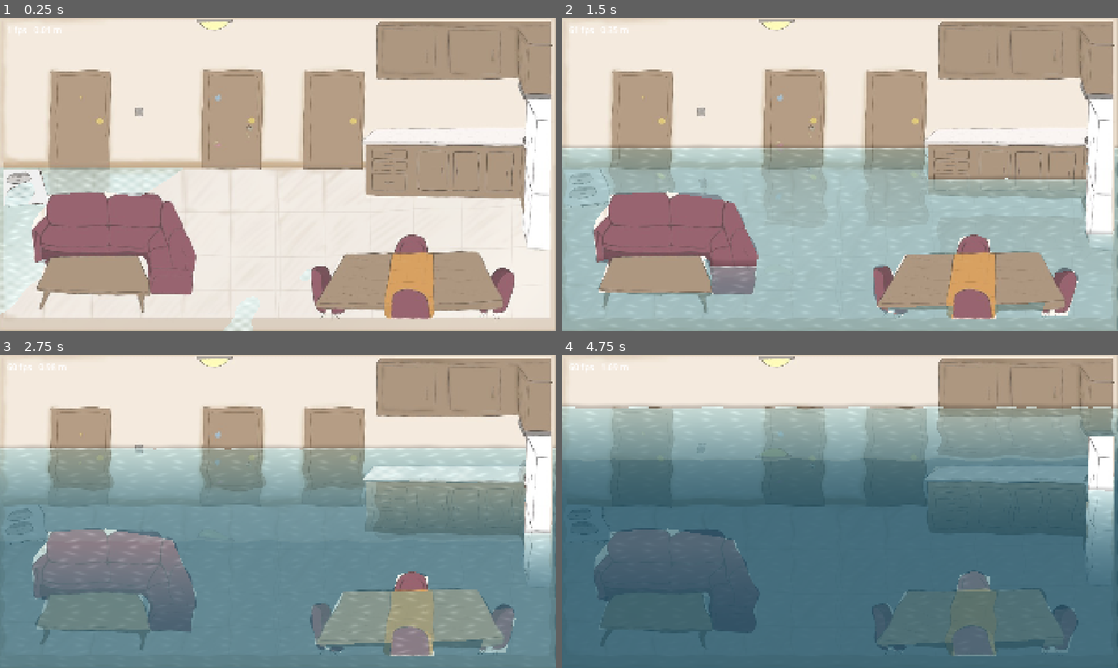
Above: before the commit, frames 1-4 (two rows, left to right).
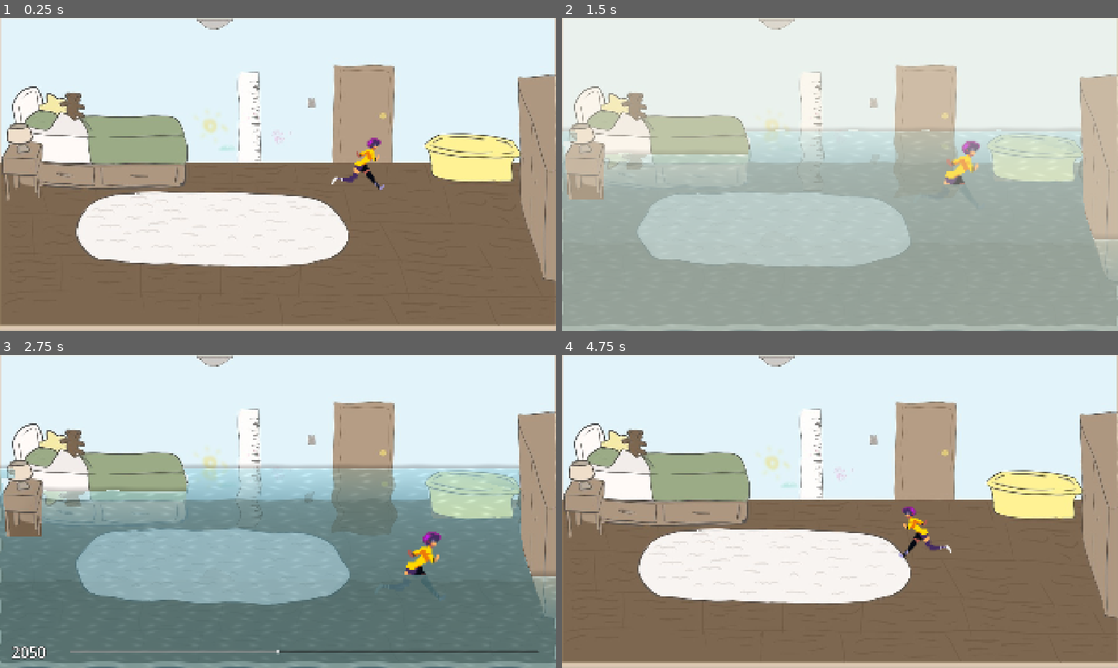
Above: after the commit, the same moments.

Repository: durakibrahimcem/before_the_flood
Game: Godot game, scene res://main.tscn
Two runs of this game, one before a commit and one after it. Both use one fixed random seed, a clock stepped at 60 frames per second and the inputs below. Before the commit the project starts from res://water/flood_demo.tscn.
Inputs:
- Up to frame 1 (0.25 s): no input
- Up to frame 2 (1.5 s): hold D (move_right) 0.53-1.28 s; hold T (time) 0.53-1.28 s; hold S (move_down) from 1.28 s (still down); tap T (time) at 1.35 s
- Up to frame 3 (2.75 s): release S (move_down) at 2.03 s; hold D (move_right) from 2.03 s (still down); hold T (time) from 2.03 s (still down)
- Up to frame 4 (4.75 s): release D (move_right) at 2.78 s; release T (time) at 2.78 s; hold W (move_up) 2.78-3.53 s; tap T (time) at 2.85, 4.35 s; hold T (time) 3.53-4.28 s; hold A (move_left) from 3.53 s (still down)

The runs differ from the first frame. In frame 1, 88% of the frame differs, in the area x 0-100%, y 0-100%; in frame 2, 60%; in frame 3, 80%; in frame 4, 100%.

Commit message:
feat: rooms, Arda wading and time controls
Co-Authored-By: Claude Opus 5.5 <noreply@anthropic.com>

Diff:
--- /dev/null
+++ b/game/actors/arda.gd
@@ -0,0 +1,56 @@
+class_name Arda
+extends CharacterBody2D
+## The player, at the age the clock says. Offers `carried` and the "walker" group to tasks.
+
+const WADE_FLOOR := 0.4
+const WADE_FULL_M := 1.2
+const SHOULDER_SHARE := 0.2
+const BOB_HEIGHT := 7.0
+const BOB_SPEED := 9.0
+const AGE_METRES := { 2026: 1.3, 2050: 1.75, 2080: 1.7 }
+
+@export var speed: float = 460.0
+@export var pixels_per_metre: float = 200.0
+
+var carried: String = ""
+var room: Room
+var height_m: float = 1.3
+var _walked: float = 0.0
+
+@onready var body_sprite: Sprite2D = $Sprite
+
+
+func _ready() -> void:
+	add_to_group("walker")
+	WorldClock.year_changed.connect(_on_year_changed)
+	WorldClock.refresh()
+
+
+func _physics_process(delta: float) -> void:
+	var direction := Input.get_vector("move_left", "move_right", "move_up", "move_down")
+	var depth := room.depth_at(global_position) if room != null else 0.0
+	velocity = direction * speed * wade_factor(depth)
+	move_and_slide()
+	_walked += velocity.length() * delta / speed
+	if direction.x != 0.0:
+		body_sprite.flip_h = direction.x < 0.0
+	body_sprite.position.y = -absf(sin(_walked * BOB_SPEED)) * BOB_HEIGHT
+	_set_waterline(depth)
+
+
+func wade_factor(depth: float) -> float:
+	return lerpf(1.0, WADE_FLOOR, clampf(depth / WADE_FULL_M, 0.0, 1.0))
+
+
+func _on_year_changed(_state: WorldState) -> void:
+	height_m = AGE_METRES[WorldClock.nearest_era()]
+	var texture_height := float(body_sprite.texture.get_height())
+	var ratio := height_m * pixels_per_metre / texture_height
+	body_sprite.scale = Vector2(ratio, ratio)
+	if room != null:
+		_set_waterline(room.depth_at(global_position))
+
+
+func _set_waterline(depth: float) -> void:
+	var above := maxf(1.0 - depth / height_m, SHOULDER_SHARE)
+	(body_sprite.material as ShaderMaterial).set_shader_parameter("waterline", above)
--- /dev/null
+++ b/game/actors/arda.tscn
@@ -0,0 +1,26 @@
+[gd_scene format=3]
+
+[ext_resource type="Script" path="res://actors/arda.gd" id="1"]
+[ext_resource type="Texture2D" path="res://actors/arda_placeholder.png" id="2"]
+[ext_resource type="Shader" path="res://water/actor.gdshader" id="3"]
+
+[sub_resource type="ShaderMaterial" id="m"]
+shader = ExtResource("3")
+
+[sub_resource type="CapsuleShape2D" id="foot"]
+radius = 34.0
+height = 90.0
+
+[node name="Arda" type="CharacterBody2D"]
+motion_mode = 1
+script = ExtResource("1")
+
+[node name="Sprite" type="Sprite2D" parent="."]
+material = SubResource("m")
+texture = ExtResource("2")
+centered = false
+offset = Vector2(-35, -67)
+
+[node name="Foot" type="CollisionShape2D" parent="."]
+rotation = 1.5708
+shape = SubResource("foot")
--- a/game/core/sim.gd
+++ b/game/core/sim.gd
@@ -161,7 +161,8 @@
 		meadow *= 1.0 - float(cfg["wall_harm"]) * _growth(year, float(cfg["tau_wall"]))
 
 	var dune_share: float = _level(plan.strength("dune"), keep) * cover * _growth(year, float(cfg["tau_dune"]))
-	var drains: float = float(cfg["drain_max_m"]) * pow(float(cfg["drain_keep"]), plan.strength("sort"))
+	var clogging := minf(1.0, float(year - FIRST_YEAR) / float(cfg["drain_years"]))
+	var drains: float = float(cfg["drain_max_m"]) * clogging * pow(float(cfg["drain_keep"]), plan.strength("sort"))
 	var level: float = _sea_rise(year, world) + float(cfg["storm_base_m"]) + float(cfg["grass_max_m"]) * (1.0 - meadow) + drains - float(cfg["dune_max_m"]) * dune_share
 
 	if has_wall:
--- a/game/data/balance.json
+++ b/game/data/balance.json
@@ -2,6 +2,7 @@
   "storm_base_m": 1.10,
   "grass_max_m": 0.80,
   "drain_max_m": 0.30,
+  "drain_years": 20.0,
   "dune_max_m": 0.50,
   "wall_crest_m": 1.05,
   "wall_extra_m": 0.25,
--- /dev/null
+++ b/game/main.gd
@@ -0,0 +1,31 @@
+class_name Main
+extends Node2D
+## Owns the current room and the walking character.
+
+const ROOMS := {
+	"bedroom": preload("res://rooms/bedroom/bedroom.tscn"),
+	"salon": preload("res://rooms/salon/salon.tscn"),
+}
+
+var room: Room
+
+@onready var arda: Arda = $Arda
+
+
+func _ready() -> void:
+	enter_room("bedroom", Vector2.INF)
+
+
+func enter_room(room_name: String, arrive_at: Vector2) -> void:
+	if room != null:
+		room.remove_child(arda)
+		room.queue_free()
+	else:
+		remove_child(arda)
+	room = ROOMS[room_name].instantiate()
+	room.door_used.connect(enter_room)
+	add_child(room)
+	room.add_child(arda)
+	arda.room = room
+	arda.position = room.spawn if arrive_at == Vector2.INF else arrive_at
+	WorldClock.refresh()
--- /dev/null
+++ b/game/main.tscn
@@ -0,0 +1,12 @@
+[gd_scene format=3]
+
+[ext_resource type="Script" path="res://main.gd" id="1"]
+[ext_resource type="PackedScene" path="res://actors/arda.tscn" id="2"]
+[ext_resource type="PackedScene" path="res://ui/timeline/time_control.tscn" id="3"]
+
+[node name="Main" type="Node2D"]
+script = ExtResource("1")
+
+[node name="Arda" parent="." instance=ExtResource("2")]
+
+[node name="TimeControl" parent="." instance=ExtResource("3")]
--- /dev/null
+++ b/game/main_demo.gd
@@ -0,0 +1,68 @@
+extends Node
+## Gate 2: walks through the rooms and time controls with a scripted bot.
+
+const MAIN := preload("res://main.tscn")
+
+
+func _ready() -> void:
+	var main: Main = MAIN.instantiate()
+	add_child(main)
+	await _frames(3)
+	var time: TimeControl = main.get_node("TimeControl")
+	assert(main.room.room_name == "bedroom", "starts in the bedroom")
+	assert(is_equal_approx(WorldClock.year, 2026.0), "starts in 2026")
+	assert(main.room.flood_m == 0.0, "dry in 2026")
+
+	time.tap()
+	await _frames(2)
+	assert(is_equal_approx(WorldClock.year, 2050.0), "tap jumps to 2050")
+	assert(main.room.flood_m > 0.0, "doing nothing floods the room by 2050")
+	time.tap()
+	await _frames(2)
+	assert(is_equal_approx(WorldClock.year, 2080.0), "tap jumps to 2080")
+	var deep := main.room.flood_m
+	assert(is_equal_approx(snappedf(deep, 0.001), 1.261), "room depth matches the simulation, got %f" % deep)
+
+	var start: Vector2 = main.arda.position
+	Input.action_press("move_left")
+	await _physics(30)
+	Input.action_release("move_left")
+	var waded: float = start.distance_to(main.arda.position)
+	assert(waded > 0.0, "Arda wades")
+	assert(main.arda.wade_factor(deep) < 1.0, "water slows Arda")
+
+	time.begin_scrub()
+	assert(get_tree().paused, "scrubbing pauses the world")
+	time.slider.value = 2040.0
+	await _frames(2)
+	assert(is_equal_approx(WorldClock.year, 2040.0), "the slider moves the clock")
+	var at_2040: float = main.room.flood_m
+	assert(at_2040 < deep, "the water falls when scrubbing back")
+	time.end_scrub()
+	assert(not get_tree().paused, "releasing resumes the world")
+	assert(is_equal_approx(WorldClock.year, 2050.0), "release lands on the nearest era")
+
+	time.tap()
+	await _frames(2)
+	time.tap()
+	await _frames(2)
+	assert(is_equal_approx(WorldClock.year, 2026.0), "tap wraps to 2026")
+	var door: Area2D = main.room.get_node("ToSalon")
+	door._on_body_entered(main.arda)
+	await _frames(3)
+	assert(main.room.room_name == "salon", "the door leads to the salon")
+	assert(main.arda.get_parent() == main.room, "Arda moved rooms")
+	var dry_x: float = main.arda.position.x
+	assert(dry_x > 0.0 and main.room.has_node("Sofa"), "salon has furniture")
+	print("DEMO PASS")
+	get_tree().quit()
+
+
+func _frames(count: int) -> void:
+	for i: int in count:
+		await get_tree().process_frame
+
+
+func _physics(count: int) -> void:
+	for i: int in count:
+		await get_tree().physics_frame
--- /dev/null
+++ b/game/main_demo.tscn
@@ -0,0 +1,6 @@
+[gd_scene format=3]
+
+[ext_resource type="Script" path="res://main_demo.gd" id="1"]
+
+[node name="MainDemo" type="Node"]
+script = ExtResource("1")
--- a/game/project.godot
+++ b/game/project.godot
@@ -3,7 +3,7 @@
 [application]
 
 config/name="Before the Flood"
-run/main_scene="res://water/flood_demo.tscn"
+run/main_scene="res://main.tscn"
 config/features=PackedStringArray("4.7", "GL Compatibility")
 
 [autoload]
--- /dev/null
+++ b/game/rooms/bedroom/bedroom.tscn
@@ -0,0 +1,70 @@
+[gd_scene format=3]
+
+[ext_resource type="Script" path="res://rooms/room.gd" id="1"]
+[ext_resource type="Script" path="res://rooms/door.gd" id="2"]
+[ext_resource type="Texture2D" path="res://rooms/bedroom/bedroom.png" id="3"]
+[ext_resource type="Texture2D" path="res://rooms/bedroom/bedroom_height.png" id="4"]
+
+[sub_resource type="RectangleShape2D" id="door"]
+size = Vector2(220, 60)
+
+[sub_resource type="RectangleShape2D" id="edge_h"]
+size = Vector2(2120, 100)
+
+[sub_resource type="RectangleShape2D" id="edge_v"]
+size = Vector2(100, 1280)
+
+[node name="Bedroom" type="Node2D"]
+y_sort_enabled = true
+script = ExtResource("1")
+room_name = "bedroom"
+painting = ExtResource("3")
+height = ExtResource("4")
+floor_line = 0.4620
+wall_m_per_uv = 5.2
+spawn = Vector2(1252.6, 605.1)
+
+[node name="Bed" type="Polygon2D" parent="."]
+position = Vector2(0, 585.1)
+texture = ExtResource("3")
+polygon = PackedVector2Array(44.1, -260.5, 130.3, -340.6, 290.6, -250.5, 601.3, -246.5, 645.3, -170.3, 641.3, -4.0, 130.3, 0.0, 60.1, -40.1)
+uv = PackedVector2Array(44.1, 324.6, 130.3, 244.5, 290.6, 334.6, 601.3, 338.6, 645.3, 414.8, 641.3, 581.1, 130.3, 585.1, 60.1, 545.0)
+
+[node name="Wardrobe" type="Polygon2D" parent="."]
+position = Vector2(0, 909.7)
+texture = ExtResource("3")
+polygon = PackedVector2Array(1787.7, -705.3, 1920.0, -715.3, 1920.0, 0.0, 1879.9, -4.0, 1803.8, -244.5)
+uv = PackedVector2Array(1787.7, 204.4, 1920.0, 194.4, 1920.0, 909.7, 1879.9, 905.7, 1803.8, 665.2)
+
+[node name="Solid" type="StaticBody2D" parent="."]
+
+[node name="BedFoot" type="CollisionPolygon2D" parent="Solid"]
+polygon = PackedVector2Array(20.0, 484.9, 645.3, 484.9, 641.3, 585.1, 20.0, 585.1)
+
+[node name="WardrobeFoot" type="CollisionPolygon2D" parent="Solid"]
+polygon = PackedVector2Array(1803.8, 545.0, 1920.0, 545.0, 1920.0, 909.7, 1863.9, 905.7)
+
+[node name="Top" type="CollisionShape2D" parent="Solid"]
+position = Vector2(960.0, 458.9)
+shape = SubResource("edge_h")
+
+[node name="Bottom" type="CollisionShape2D" parent="Solid"]
+position = Vector2(960.0, 1125.0)
+shape = SubResource("edge_h")
+
+[node name="Left" type="CollisionShape2D" parent="Solid"]
+position = Vector2(-45.0, 540.0)
+shape = SubResource("edge_v")
+
+[node name="Right" type="CollisionShape2D" parent="Solid"]
+position = Vector2(1965.0, 540.0)
+shape = SubResource("edge_v")
+
+[node name="ToSalon" type="Area2D" parent="."]
+position = Vector2(1252.6, 529.0)
+script = ExtResource("2")
+target_room = "salon"
+arrive_at = Vector2(820, 600)
+
+[node name="Shape" type="CollisionShape2D" parent="ToSalon"]
+shape = SubResource("door")
--- /dev/null
+++ b/game/rooms/door.gd
@@ -0,0 +1,14 @@
+extends Area2D
+## Sends the walker to another room when touched.
+
+@export var target_room: String = ""
+@export var arrive_at: Vector2 = Vector2.ZERO
+
+
+func _ready() -> void:
+	body_entered.connect(_on_body_entered)
+
+
+func _on_body_entered(body: Node2D) -> void:
+	if body.is_in_group("walker"):
+		(get_parent() as Room).door_used.emit.call_deferred(target_room, arrive_at)
--- /dev/null
+++ b/game/rooms/room.gd
@@ -0,0 +1,68 @@
+class_name Room
+extends Node2D
+## One painted location. Listens to the clock and sets its own water and ageing.
+
+signal door_used(target_room: String, arrive_at: Vector2)
+
+const SHADER := preload("res://water/flood.gdshader")
+const OBJECT_FULL_M := 2.5
+const FIRST_YEAR := 2026.0
+const LAST_YEAR := 2080.0
+
+@export var room_name: String = ""
+@export var painting: Texture2D
+@export var height: Texture2D
+@export var aged_cared: Texture2D
+@export var aged_damaged: Texture2D
+@export var floor_line: float = 0.48
+@export var wall_m_per_uv: float = 5.4
+@export var spawn: Vector2 = Vector2(960, 700)
+
+var flood_m: float = 0.0
+var _material: ShaderMaterial
+var _height_image: Image
+
+
+func _ready() -> void:
+	_material = ShaderMaterial.new()
+	_material.shader = SHADER
+	_material.set_shader_parameter("height_map", height)
+	_material.set_shader_parameter("floor_line", floor_line)
+	_material.set_shader_parameter("wall_m_per_uv", wall_m_per_uv)
+	_material.set_shader_parameter("aged_cared", aged_cared if aged_cared != null else _blank())
+	_material.set_shader_parameter("aged_damaged", aged_damaged if aged_damaged != null else _blank())
+	var background := Sprite2D.new()
+	background.name = "Painting"
+	background.texture = painting
+	background.centered = false
+	background.z_index = -1
+	background.material = _material
+	add_child(background)
+	for child: Node in get_children():
+		if child is Polygon2D:
+			child.material = _material
+	_height_image = height.get_image()
+	_height_image.decompress()
+	WorldClock.year_changed.connect(_on_year_changed)
+	WorldClock.refresh()
+
+
+func _on_year_changed(state: WorldState) -> void:
+	flood_m = float(state.flood_m.get(room_name, 0.0))
+	_material.set_shader_parameter("flood_m", flood_m)
+	_material.set_shader_parameter("aged", inverse_lerp(FIRST_YEAR, LAST_YEAR, state.year))
+	_material.set_shader_parameter("severity", state.severity)
+
+
+## Water depth in metres at a floor position in the room.
+func depth_at(point: Vector2) -> float:
+	var size := _height_image.get_size()
+	var x := clampi(int(point.x), 0, size.x - 1)
+	var y := clampi(int(point.y), 0, size.y - 1)
+	return maxf(0.0, flood_m - _height_image.get_pixel(x, y).r * OBJECT_FULL_M)
+
+
+static func _blank() -> ImageTexture:
+	var image := Image.create(1, 1, false, Image.FORMAT_RGBA8)
+	image.fill(Color(0, 0, 0, 0))
+	return ImageTexture.create_from_image(image)
--- /dev/null
+++ b/game/rooms/salon/salon.tscn
@@ -0,0 +1,79 @@
+[gd_scene format=3]
+
+[ext_resource type="Script" path="res://rooms/room.gd" id="1"]
+[ext_resource type="Script" path="res://rooms/door.gd" id="2"]
+[ext_resource type="Texture2D" path="res://rooms/salon/salon.png" id="3"]
+[ext_resource type="Texture2D" path="res://rooms/salon/salon_height.png" id="4"]
+
+[sub_resource type="RectangleShape2D" id="door"]
+size = Vector2(220, 60)
+
+[sub_resource type="RectangleShape2D" id="edge_h"]
+size = Vector2(2120, 100)
+
+[sub_resource type="RectangleShape2D" id="edge_v"]
+size = Vector2(100, 1280)
+
+[node name="Salon" type="Node2D"]
+y_sort_enabled = true
+script = ExtResource("1")
+room_name = "salon"
+painting = ExtResource("3")
+height = ExtResource("4")
+floor_line = 0.4805
+wall_m_per_uv = 5.4
+spawn = Vector2(804.0, 619.1)
+
+[node name="Sofa" type="Polygon2D" parent="."]
+position = Vector2(0, 953.8)
+texture = ExtResource("3")
+polygon = PackedVector2Array(114.0, -254.5, 164.0, -314.6, 164.0, -344.6, 364.0, -354.7, 554.0, -324.6, 594.0, -314.6, 634.0, -224.4, 674.0, -134.2, 664.0, 0.0, 524.0, 0.0, 508.0, -124.2, 154.0, -124.2, 120.0, -110.2, 110.0, -204.4)
+uv = PackedVector2Array(114.0, 699.3, 164.0, 639.2, 164.0, 609.1, 364.0, 599.1, 554.0, 629.2, 594.0, 639.2, 634.0, 729.4, 674.0, 819.5, 664.0, 953.8, 524.0, 953.8, 508.0, 829.5, 154.0, 829.5, 120.0, 843.6, 110.0, 749.4)
+
+[node name="Table" type="Polygon2D" parent="."]
+position = Vector2(0, 1035.9)
+texture = ExtResource("3")
+polygon = PackedVector2Array(1184.0, -222.4, 1648.0, -226.4, 1740.0, -56.1, 1704.0, 0.0, 1184.0, 0.0, 1090.0, -36.1)
+uv = PackedVector2Array(1184.0, 813.5, 1648.0, 809.5, 1740.0, 979.8, 1704.0, 1035.9, 1184.0, 1035.9, 1090.0, 999.9)
+
+[node name="Counter" type="Polygon2D" parent="."]
+position = Vector2(0, 619.1)
+texture = ExtResource("3")
+polygon = PackedVector2Array(1264.0, -184.3, 1814.0, -176.3, 1804.0, 0.0, 1264.0, 0.0)
+uv = PackedVector2Array(1264.0, 434.8, 1814.0, 442.8, 1804.0, 619.1, 1264.0, 619.1)
+
+[node name="Solid" type="StaticBody2D" parent="."]
+
+[node name="SofaFoot" type="CollisionPolygon2D" parent="Solid"]
+polygon = PackedVector2Array(116.0, 769.4, 654.0, 769.4, 664.0, 949.8, 520.0, 949.8, 504.0, 833.5, 120.0, 841.6)
+
+[node name="TableFoot" type="CollisionPolygon2D" parent="Solid"]
+polygon = PackedVector2Array(1104.0, 889.6, 1724.0, 889.6, 1744.0, 1029.9, 1088.0, 1029.9)
+
+[node name="CounterFoot" type="CollisionPolygon2D" parent="Solid"]
+polygon = PackedVector2Array(1264.0, 549.0, 1808.0, 549.0, 1804.0, 619.1, 1264.0, 619.1)
+
+[node name="Top" type="CollisionShape2D" parent="Solid"]
+position = Vector2(960.0, 479.0)
+shape = SubResource("edge_h")
+
+[node name="Bottom" type="CollisionShape2D" parent="Solid"]
+position = Vector2(960.0, 1125.0)
+shape = SubResource("edge_h")
+
+[node name="Left" type="CollisionShape2D" parent="Solid"]
+position = Vector2(-45.0, 540.0)
+shape = SubResource("edge_v")
+
+[node name="Right" type="CollisionShape2D" parent="Solid"]
+position = Vector2(1965.0, 540.0)
+shape = SubResource("edge_v")
+
+[node name="ToBedroom" type="Area2D" parent="."]
+position = Vector2(804.0, 549.0)
+script = ExtResource("2")
+target_room = "bedroom"
+arrive_at = Vector2(1260, 600)
+
+[node name="Shape" type="CollisionShape2D" parent="ToBedroom"]
+shape = SubResource("door")
--- a/game/tests/test_sim.gd
+++ b/game/tests/test_sim.gd
@@ -33,6 +33,8 @@
 	_expect(is_equal_approx(snappedf(outcome["depth_2050"], 0.001), 0.525), "nothing gives 0.525 m in 2050, got %f" % outcome["depth_2050"])
 	_expect(is_equal_approx(snappedf(outcome["depth_2080"], 0.001), 1.261), "nothing gives 1.261 m in 2080, got %f" % outcome["depth_2080"])
 	_expect(outcome["homes"] == 0, "nothing loses every home")
+	var today := Sim.at(Plan.new(), 2026.0)
+	_expect(today.flood_m["salon"] == 0.0 and today.homes == 3, "every home is dry and standing in 2026")
 
 
 func _test_plan_codes() -> void:
--- /dev/null
+++ b/game/ui/timeline/time_control.gd
@@ -0,0 +1,72 @@
+class_name TimeControl
+extends CanvasLayer
+## Tap T to jump between eras. Hold T to pause the world and scrub the years.
+
+const HOLD_SECONDS := 0.22
+const SCRIBBLE_SECONDS := 0.3
+
+@onready var bar: Control = $Bar
+@onready var slider: HSlider = $Bar/Slider
+@onready var year_label: Label = $Bar/Year
+@onready var scribble: ColorRect = $Scribble
+
+var scrubbing: bool = false
+var _held: float = 0.0
+var _pressed: bool = false
+
+
+func _ready() -> void:
+	process_mode = Node.PROCESS_MODE_ALWAYS
+	bar.hide()
+	scribble.hide()
+	slider.min_value = WorldClock.ERAS[0]
+	slider.max_value = WorldClock.ERAS[-1]
+	slider.value_changed.connect(_on_slider_changed)
+	WorldClock.jumped.connect(_on_jumped)
+
+
+func _process(delta: float) -> void:
+	if Input.is_action_pressed("time"):
+		_pressed = true
+		_held += delta
+		if not scrubbing and _held >= HOLD_SECONDS:
+			begin_scrub()
+	elif _pressed:
+		_pressed = false
+		_held = 0.0
+		if scrubbing:
+			end_scrub()
+		else:
+			tap()
+
+
+func tap() -> void:
+	WorldClock.jump(WorldClock.next_era())
+
+
+func begin_scrub() -> void:
+	scrubbing = true
+	get_tree().paused = true
+	slider.set_value_no_signal(WorldClock.year)
+	year_label.text = str(roundi(WorldClock.year))
+	bar.show()
+
+
+func end_scrub() -> void:
+	scrubbing = false
+	bar.hide()
+	get_tree().paused = false
+	WorldClock.jump(WorldClock.nearest_era())
+
+
+func _on_slider_changed(value: float) -> void:
+	year_label.text = str(roundi(value))
+	WorldClock.scrub(value)
+
+
+func _on_jumped(_to_year: int) -> void:
+	scribble.show()
+	scribble.modulate.a = 1.0
+	var tween := create_tween()
+	tween.tween_property(scribble, "modulate:a", 0.0, SCRIBBLE_SECONDS)
+	tween.tween_callback(scribble.hide)
--- /dev/null
+++ b/game/ui/timeline/time_control.tscn
@@ -0,0 +1,41 @@
+[gd_scene format=3]
+
+[ext_resource type="Script" path="res://ui/timeline/time_control.gd" id="1"]
+
+[node name="TimeControl" type="CanvasLayer"]
+layer = 10
+script = ExtResource("1")
+
+[node name="Scribble" type="ColorRect" parent="."]
+anchors_preset = 15
+anchor_right = 1.0
+anchor_bottom = 1.0
+mouse_filter = 2
+color = Color(0.96, 0.93, 0.85, 1)
+
+[node name="Bar" type="Control" parent="."]
+layout_mode = 3
+anchors_preset = 12
+anchor_top = 1.0
+anchor_right = 1.0
+anchor_bottom = 1.0
+offset_top = -120.0
+
+[node name="Year" type="Label" parent="Bar"]
+layout_mode = 0
+offset_left = 40.0
+offset_top = 30.0
+offset_right = 220.0
+offset_bottom = 100.0
+theme_override_colors/font_outline_color = Color(0.1, 0.1, 0.1, 1)
+theme_override_constants/outline_size = 10
+theme_override_font_sizes/font_size = 52
+text = "2026"
+
+[node name="Slider" type="HSlider" parent="Bar"]
+layout_mode = 0
+offset_left = 240.0
+offset_top = 44.0
+offset_right = 1860.0
+offset_bottom = 84.0
+step = 0.1
--- /dev/null
+++ b/game/water/actor.gdshader
@@ -0,0 +1,12 @@
+shader_type canvas_item;
+// Cuts a character at the waterline. waterline is the share of the sprite left above water.
+
+uniform float waterline = 1.0;
+uniform vec3 water_color = vec3(0.16, 0.42, 0.48);
+
+void fragment() {
+	if (UV.y > waterline) {
+		COLOR.rgb = mix(COLOR.rgb, water_color, 0.7);
+		COLOR.a *= 0.35;
+	}
+}
Not shown, added: game/actors/arda.gd.uid
Binary file added: game/actors/arda_placeholder.png
Not shown, added: game/actors/arda_placeholder.png.import
Not shown, added: game/main.gd.uid
Not shown, added: game/main_demo.gd.uid
Binary file added: game/rooms/bedroom/bedroom.png
Not shown, added: game/rooms/bedroom/bedroom.png.import
Binary file added: game/rooms/bedroom/bedroom_height.png
Not shown, added: game/rooms/bedroom/bedroom_height.png.import
Not shown, added: game/rooms/door.gd.uid
Not shown, added: game/rooms/room.gd.uid
Binary file changed: game/rooms/salon/salon_height.png
(and 2 more such lines)
